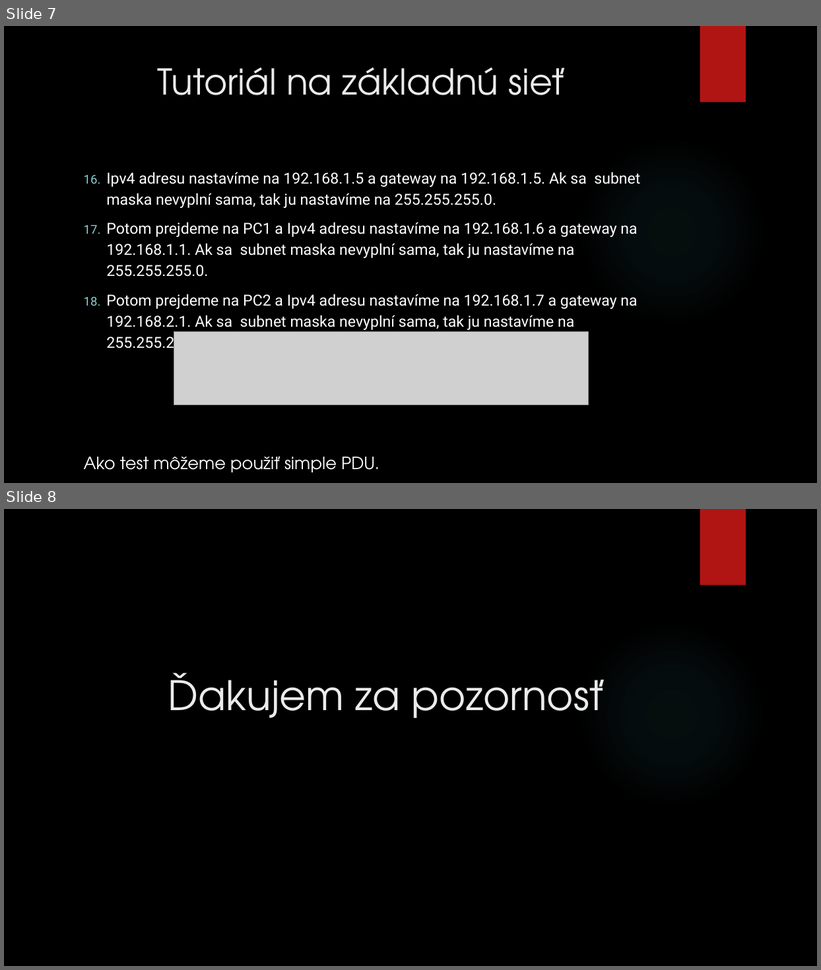
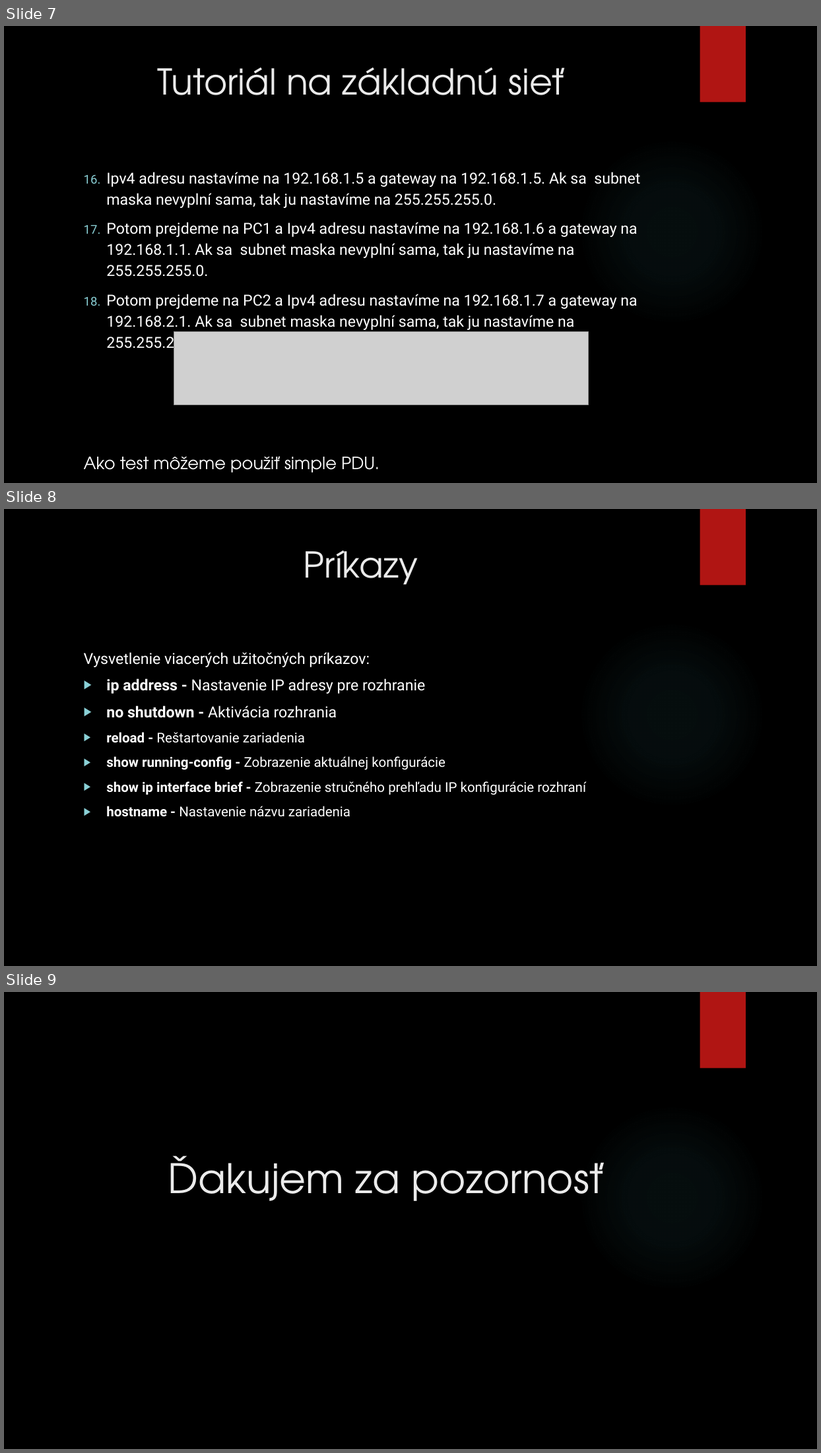
Before and after one commit to adamp013/Cisco_IOS_Tutori-l, a slide deck: IOS Tutoriál.pptx. Shown one above the other, each under a label of ours: slides 7 and 8 before the commit, slides 7, 8 and 9 after it. The pictures are 821x970 and 821x1453 pixels, drawn with LibreOffice and Linux fonts; fonts in the diff are those of the drawing; grey boxes stand for pictures; background and template pictures are left out. Boxes give left, top, right and bottom in pixels: in the first picture for what was removed or moved away, otherwise in the second. Text is boxed around its words. In the diff, an @@ line names an element or a change of style, - is before the commit and + after.

```diff
--- a/IOS Tutoriál.pptx
+++ b/IOS Tutoriál.pptx
@@ slide 8 added at [4,509,817,966], background picture (left out); not listed: 2 template elements that a slide beside it also shows @@
@@ title added at [304,551,418,585], 42 pt, text #EBEBEB @@
+Príkazy
@@ text added at [84,652,586,817], 16 pt, text #FFFFFF @@
+Vysvetlenie viacerých užitočných príkazov:
+▶ ip address - Nastavenie IP adresy pre rozhranie
+▶ no shutdown - Aktivácia rozhrania
+▶ reload - Reštartovanie zariadenia
+▶ show running-config - Zobrazenie aktuálnej konfigurácie
+▶ show ip interface brief - Zobrazenie stručného prehľadu IP konfigurácie rozhraní
+▶ hostname - Nastavenie názvu zariadenia
@@ what was slide 8 is now slide 9 @@
```
